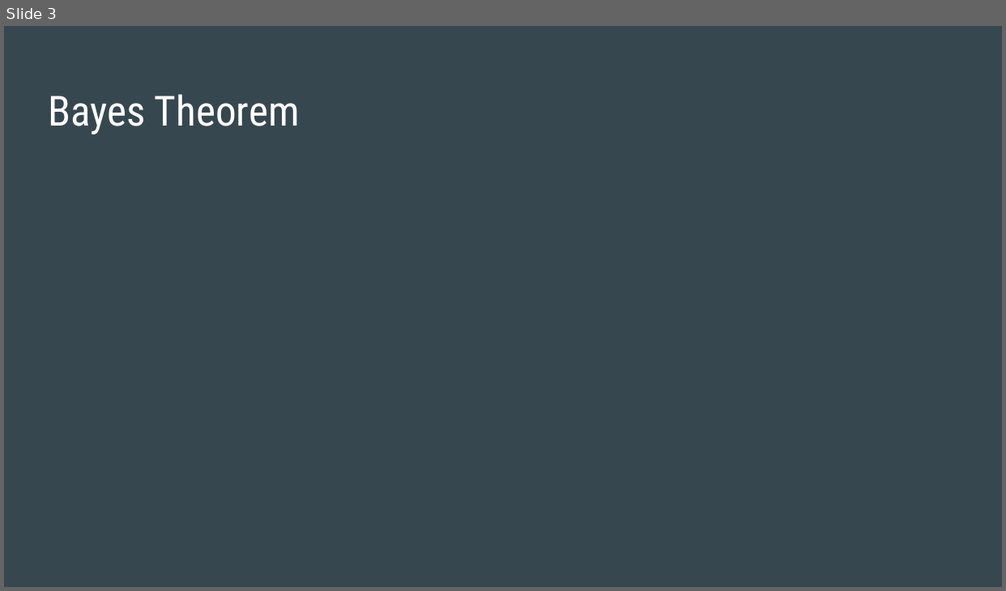
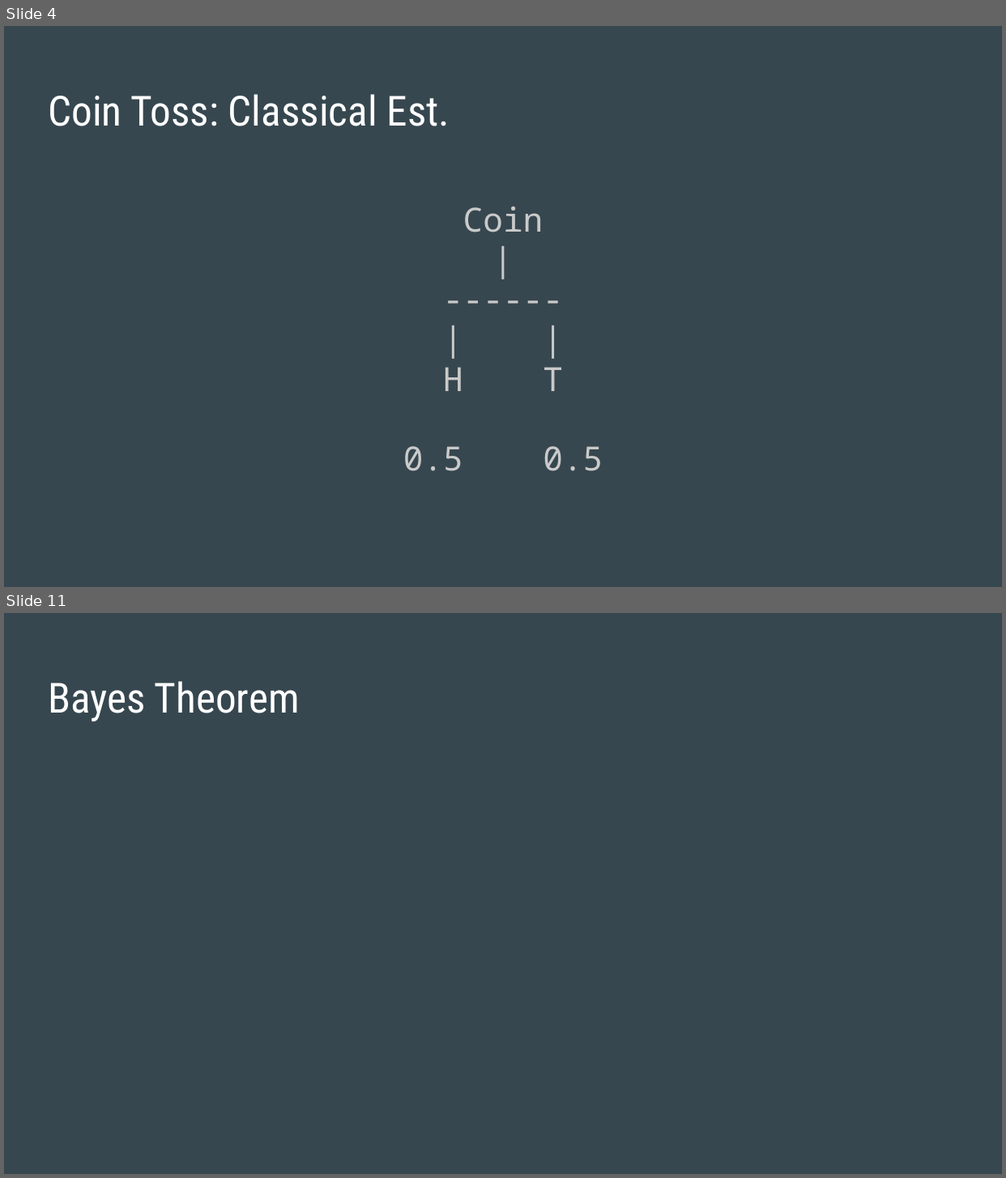
Before and after one commit to SThornewillvE/Hamburg_DS_Meetup_Bayesian-Stats_Intro, a slide deck: slides/intro_to_bayes_slides.pptx. Shown one above the other, each under a label of ours: slide 3 before the commit, slides 4 and 11 after it; the slides between them are not shown. The pictures are 1006x591 and 1006x1178 pixels, drawn with LibreOffice and Linux fonts; fonts in the diff are those of the drawing. Boxes give left, top, right and bottom in pixels: in the first picture for what was removed or moved away, otherwise in the second. Text is boxed around its words. In the diff, an @@ line names an element or a change of style, - is before the commit and + after.

Commit message:
Create slides for classical statistics

```diff
--- a/slides/intro_to_bayes_slides.pptx
+++ b/slides/intro_to_bayes_slides.pptx
@@ slide 4 added at [4, 26, 1002, 587], background #37474F @@
@@ title added at [48, 94, 450, 126], 30 pt, text #FFFFFF @@
+Coin Toss: Classical Est.
@@ text added at [403, 207, 603, 472], 24 pt, text #CACACA @@
+Coin
+|
+------
+| |
+H T
+0.5 0.5
@@ what was slide 3 is now slide 11 @@
```
Also in this commit, not shown: 7 other slides added, 1 other file.
